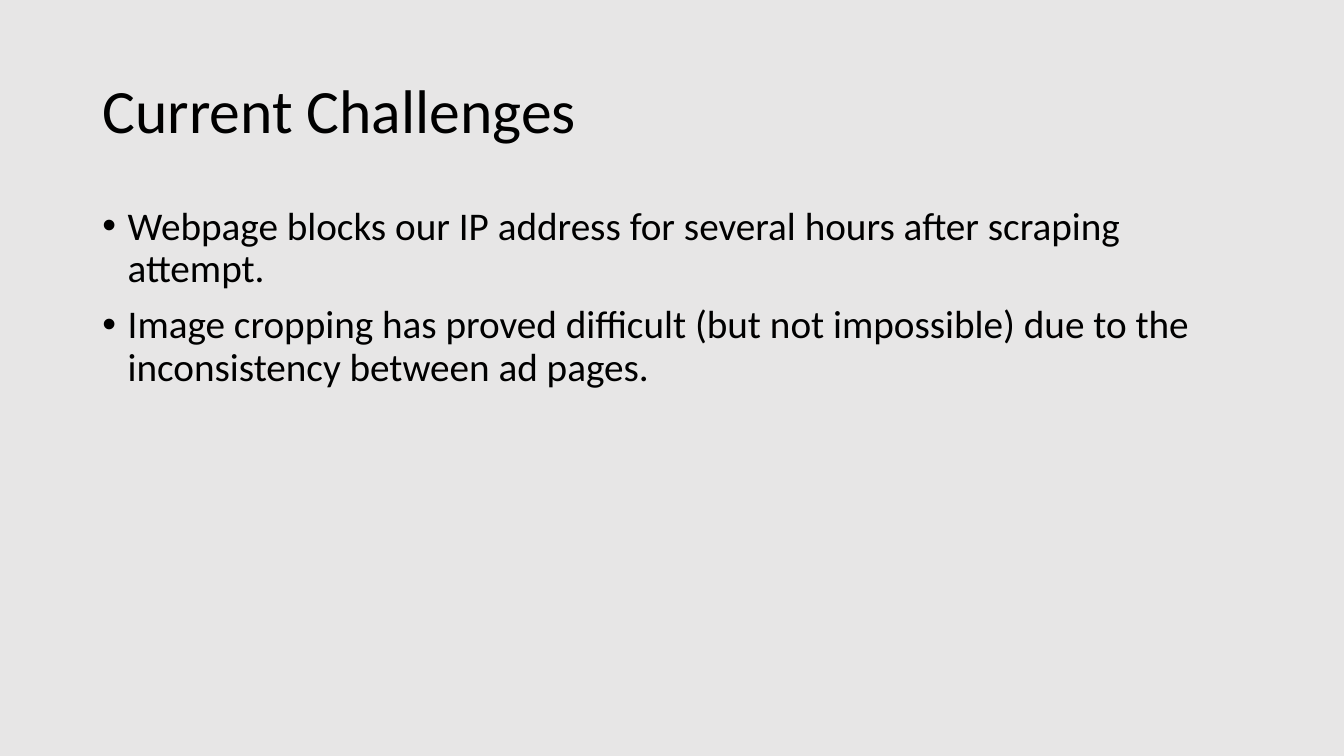
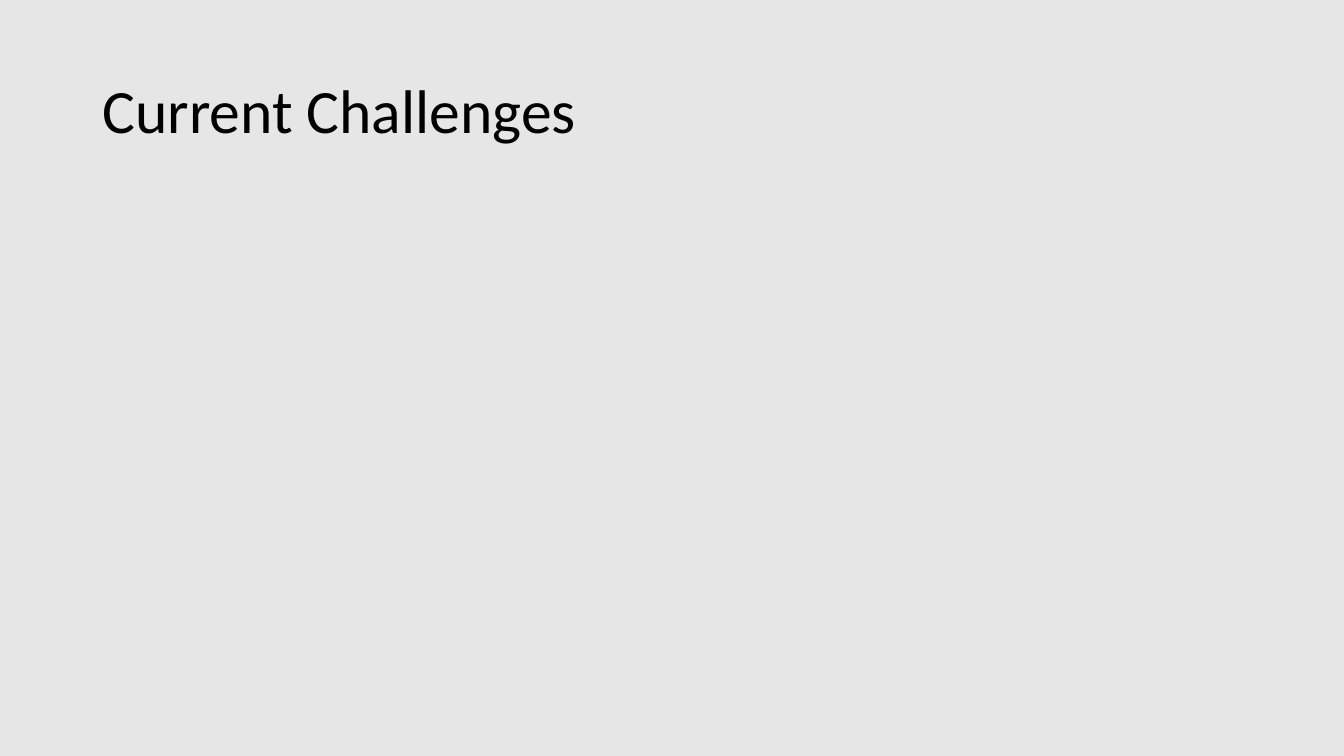
Before and after one commit to mckadet/STAT6080_Group_Project, a slide deck: slide 5 of Weekly Report Template.pptx (slide 7 before the commit). Drawn at 1344x756 pixels with LibreOffice and Linux fonts; fonts in the diff are those of the drawing. Boxes give left, top, right and bottom in pixels: in the first picture for what was removed or moved away, otherwise in the second. Text is boxed around its words. In the diff, an @@ line names an element or a change of style, - is before the commit and + after.

```diff
--- a/Weekly Report Template.pptx
+++ b/Weekly Report Template.pptx
@@ text removed at [128, 212, 1189, 388] @@
-• Webpage blocks our IP address for several hours after scraping attempt.
-• Image cropping has proved difficult (but not impossible) due to the inconsistency between ad pages.
```
Also in this commit, not shown: 2 other slides changed, 2 slides removed, 1 other file.
